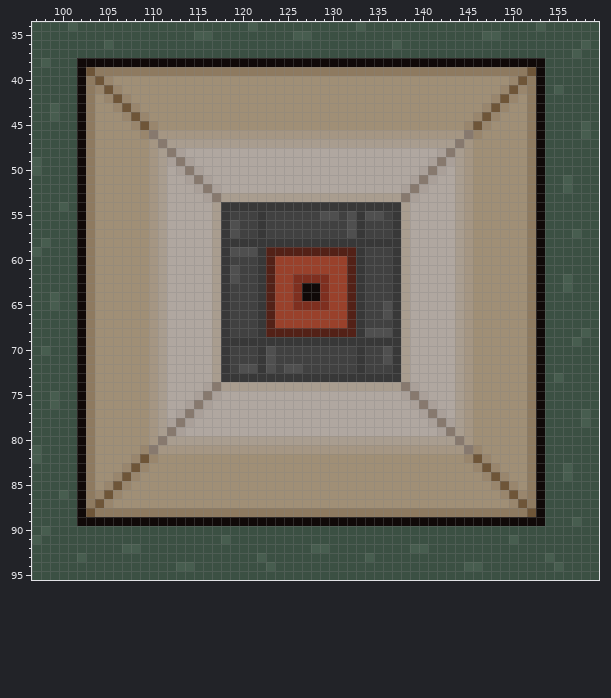
Pixel-art file -- rooms/inner_hallway/inner_hallway.aseprite. The first picture shows the starting point.
160x160 pixels, 1 frame. Colours within 5 levels of each other are drawn and written as one. Shown: x 97..159, y 34..95. The commit also changed other parts of the picture, which this record leaves out.
The result:
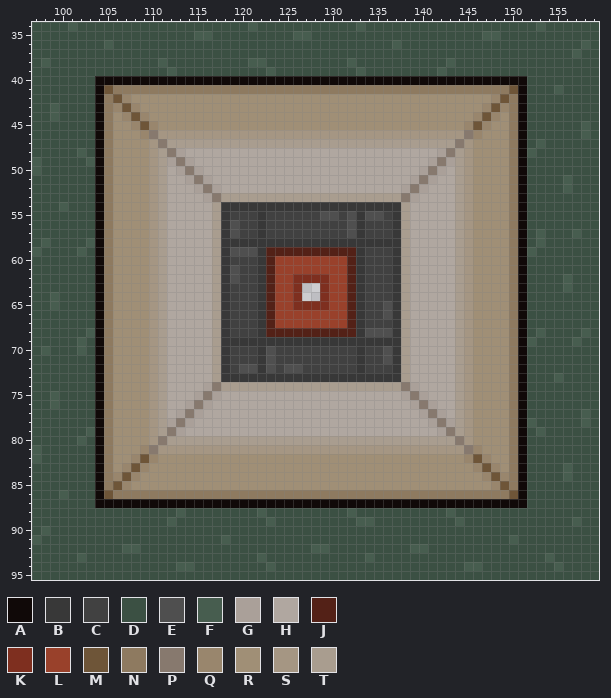
Palette (. is transparent): A #100908  B #383838  C #414141  D #3b5043  E #4f4f4f  F #475d4f  G #aaa099  H #b0a7a0  J #532117  K #7e2f1f  L #99412b  M #6e5538  N #8e7a60  P #87796e  Q #99866d  R #a08f76  S #a59683  T #a99d8f
Edits made:
Changed rows in their new state; - is an unchanged pixel.
Layer "inner_hallway":
first column x 102:
38 DDDDDDDDDFDDDDDDDDDFFDDDDDDDDDFDDDDDDDDDDFDDDDDDDDDD
39 DDDDDDDDDDFDDDDDDDDDDFDDDDDDDDDFDDDDDDDDFDDDDDDDDDDD
40 DDAAAAAAAAAAAAAAAAAAAAAAAAAAAAAAAAAAAAAAAAAAAAAAAADD
41 DDA-NNNNNNNNNNNNNNNNNNNNNNNNNNNNNNNNNNNNNNNNNNNN-ADD
42 DDAN--------------------------------------------NADD
43 DDAN--------------------------------------------NADD
44 DDAN--------------------------------------------NADD
45 DDAN--------------------------------------------NADD
46 DDAN--------------------------------------------NADD
47 DDAN--------------------------------------------NADF
48 FDAN--------------------------------------------NAFD
49 DFAN--------------------------------------------NADD
50 DDAN--------------------------------------------NADD
51 DDAN--------------------------------------------NADD
52 DDAN--------------------------------------------NADD
53 DDAN--------------------------------------------NADD
54 DDAN--------------------------------------------NADD
55 DDAN--------------------------------------------NADD
56 DDAN--------------------------------------------NADD
57 DDAN--------------------------------------------NADF
58 DFAN--------------------------------------------NADF
59 FDAN--------------------------------------------NAFD
60 DDAN--------------------------------------------NADD
61 DDAN--------------------------------------------NADD
62 DDAN--------------------------------------------NADD
63 DDAN---------------------..---------------------NADD
64 DDAN---------------------..---------------------NADD
65 DDAN--------------------------------------------NADD
66 DDAN--------------------------------------------NADD
67 DDAN--------------------------------------------NADD
68 DFAN--------------------------------------------NADF
69 FDAN--------------------------------------------NAFD
70 FDAN--------------------------------------------NADD
71 DDAN--------------------------------------------NADD
72 DDAN--------------------------------------------NADD
73 DDAN--------------------------------------------NADD
74 DDAN--------------------------------------------NADD
75 DDAN--------------------------------------------NADD
76 DDAN--------------------------------------------NADD
77 DDAN--------------------------------------------NADD
78 DDAN--------------------------------------------NAFD
79 DFAN--------------------------------------------NADF
80 FDAN--------------------------------------------NADD
81 DDAN--------------------------------------------NADD
82 DDAN--------------------------------------------NADD
83 DDAN--------------------------------------------NADD
84 DDAN--------------------------------------------NADD
85 DDAN--------------------------------------------NADD
86 DDA-NNNNNNNNNNNNNNNNNNNNNNNNNNNNNNNNNNNNNNNNNNNN-ADD
87 DDAAAAAAAAAAAAAAAAAAAAAAAAAAAAAAAAAAAAAAAAAAAAAAAADD
88 DDDDDDDDDDDFDDDDDDDDFDDDDDDDDDFDDDDDDDDDDFDDDDDDDDDD
89 DDDDDDDDDDFDDDDDDDDDDFDDDDDDDDDFFDDDDDDDDDFDDDDDDDDD
Pixel boxes of the changes (left, top, right, bottom) in both pictures:
changed: (77, 58, 545, 526)
